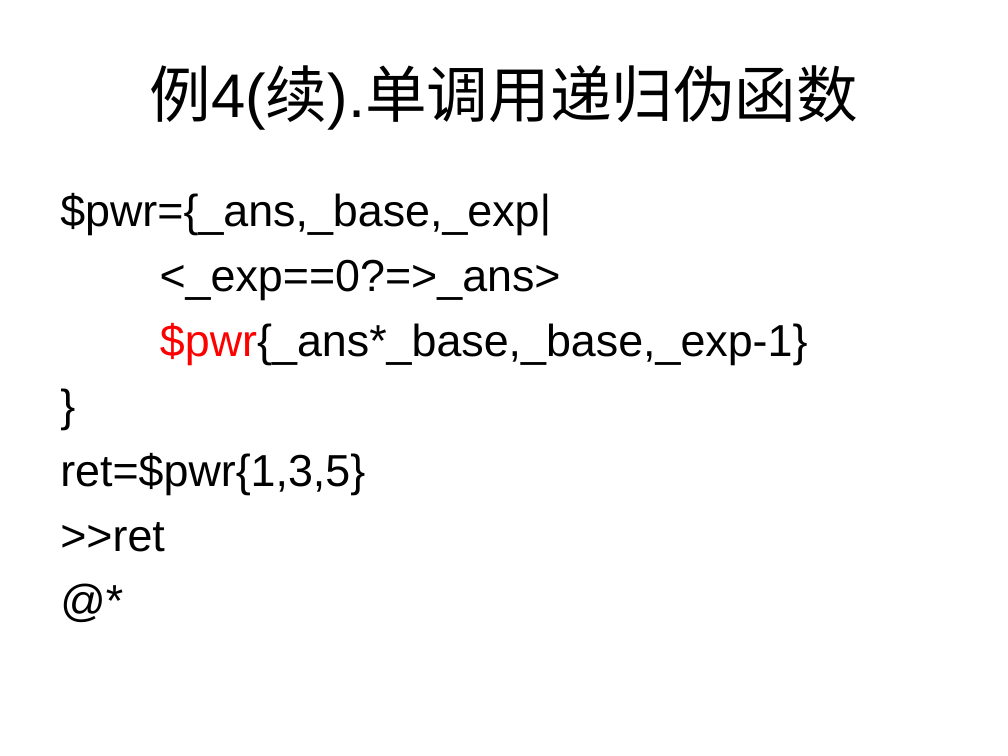
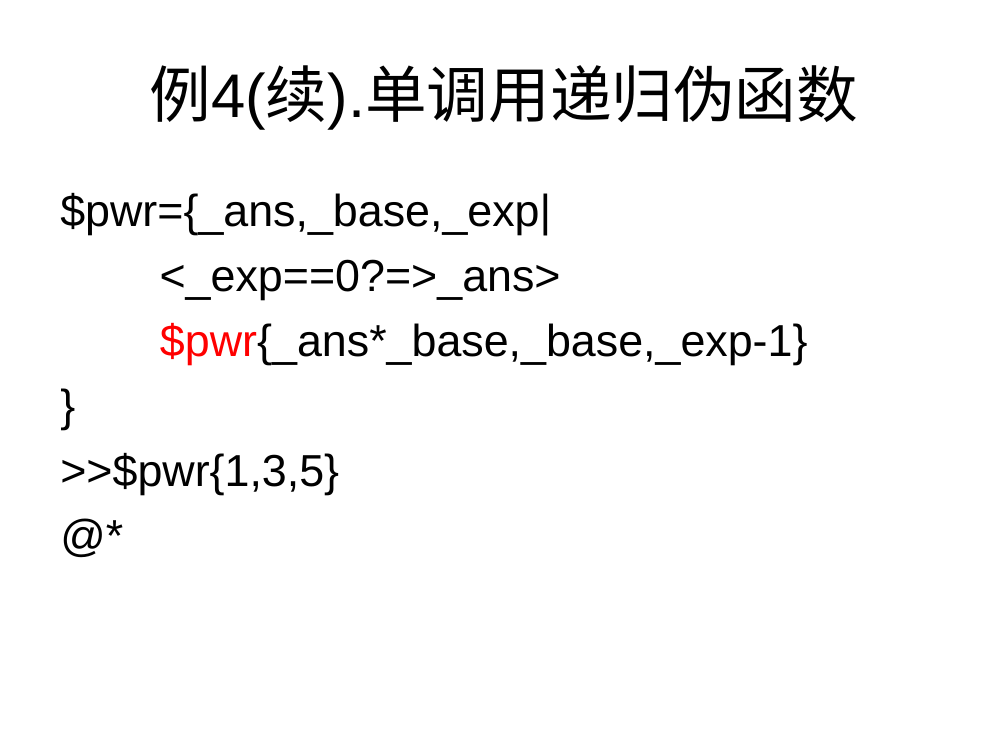
Before and after one commit to Kahsolt/Istah, a slide deck: slide 23 of doc/Istah语法书.ppt. Drawn at 1008x756 pixels with LibreOffice and Linux fonts; fonts in the diff are those of the drawing. Boxes give left, top, right and bottom in pixels: in the first picture for what was removed or moved away, otherwise in the second. Text is boxed around its words. In the diff, an @@ line names an element or a change of style, - is before the commit and + after.

```diff
--- a/doc/Istah语法书.ppt
+++ b/doc/Istah语法书.ppt
@@ text at bbox=[60, 452, 339, 495]: text changed @@
-ret=$pwr{1,3,5}
->>ret
+>>$pwr{1,3,5}
```
Also in this commit, not shown: 7 other slides changed, 2 slides added, 1 slide removed, 48 other files.
